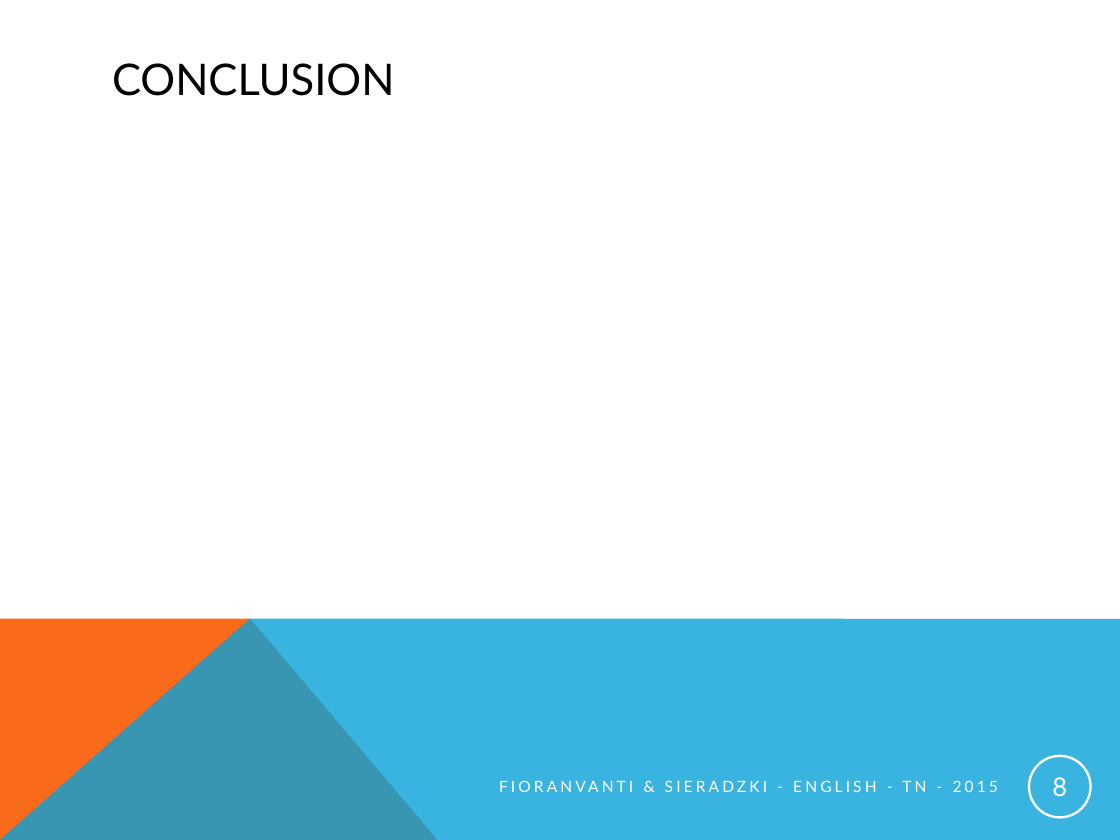
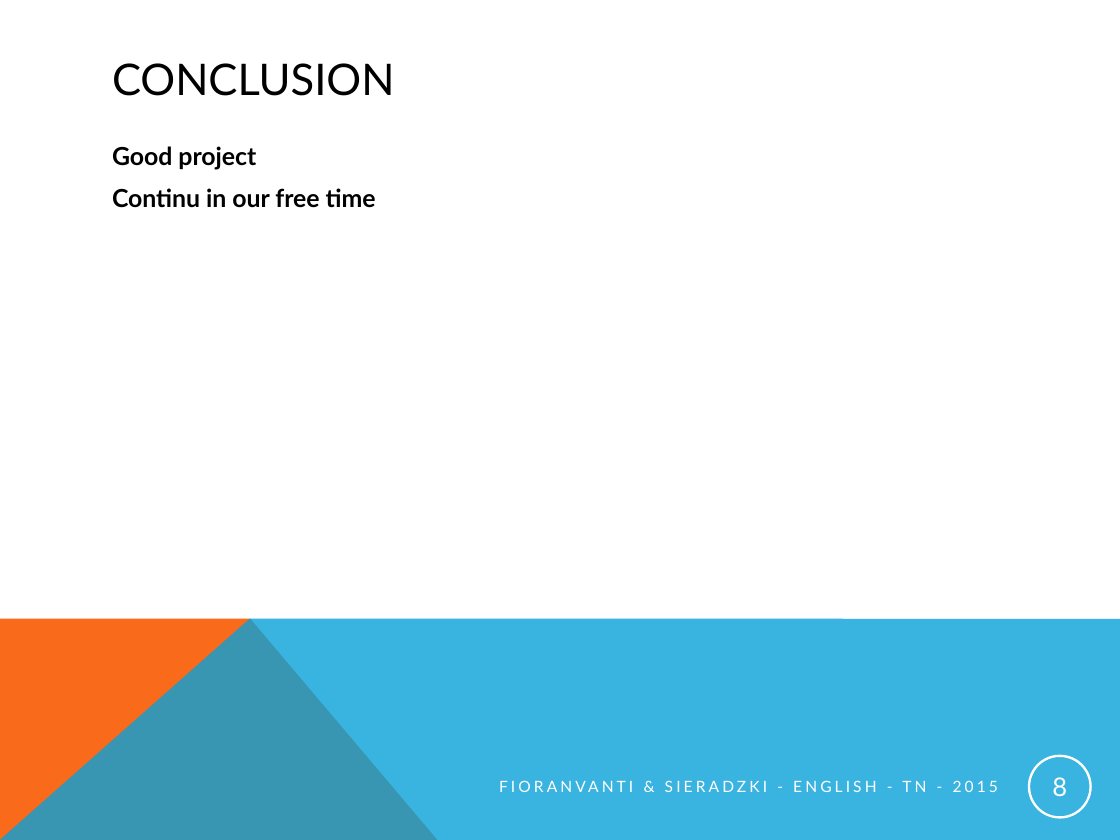
Before and after one commit to pINKmUNster/Projet_Anglais, a slide deck: slide 8 of English_presentation_project.pptx. Drawn at 1120x840 pixels with LibreOffice and Linux fonts; fonts in the diff are those of the drawing. Boxes give left, top, right and bottom in pixels: in the first picture for what was removed or moved away, otherwise in the second. Text is boxed around its words. In the diff, an @@ line names an element or a change of style, - is before the commit and + after.

```diff
--- a/English_presentation_project.pptx
+++ b/English_presentation_project.pptx
@@ text added at (x1=112, y1=146, x2=376, y2=208), 16 pt, text #000000, bold @@
+Good project
+Continu in our free time
```
Also in this commit, not shown: 6 other slides changed.
